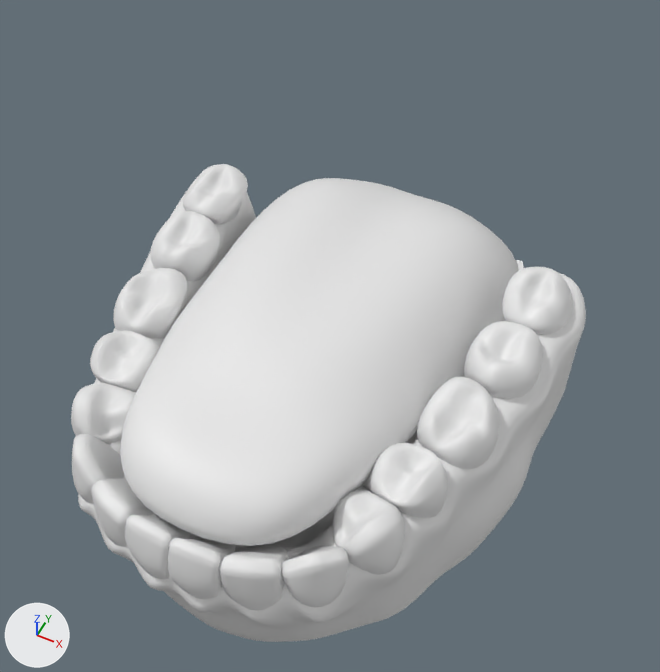
One commit to the Blender file humanMale.blend: the scene before it, then after it.
Both versions are drawn from a camera (50 mm lens) standing at (0.654, -1.584, 1.569) and looking at (0.03, -0.336, 0.009). Arrows for +X, +Y and +Z are at lower left; the lights stay in place. The same objects are shown in both versions, whatever each file hides.

In view in the first picture: 'BottomTeeth'.
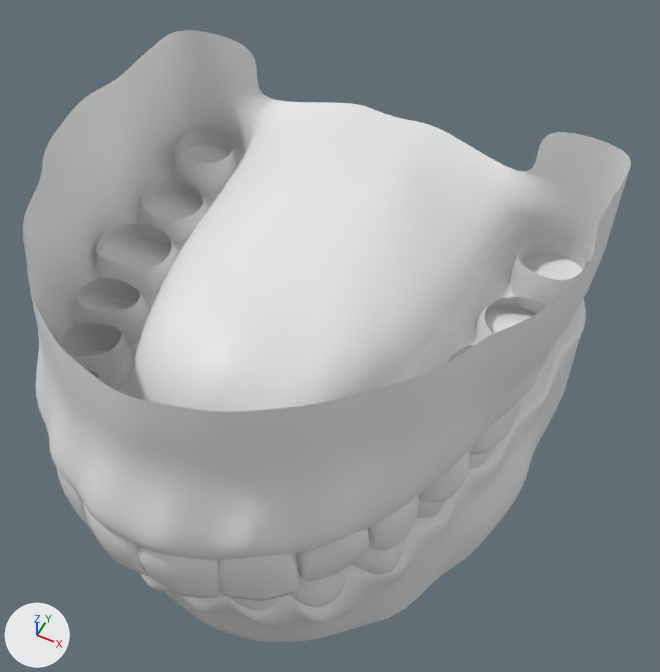
Commit message: teeth complete

Boxes (x1, y1, x2, y2) around the edits, measured in the pictures (660 x 672 px):
'BottomTeeth', reshaped (18% wider, 28% taller)
    before: (71, 164, 586, 642)
    after: (23, 30, 631, 642)
part 1 of me_cylinder_002, added
    after: (23, 30, 631, 601)

What changed in the scene script:
```text
Change me_cylinder_002:
    used by ob_bottomteeth; location = (0.0, 0.0, 0.0); rotation_euler = (0.175, 0.0, 0.0), in degrees (10, 0, 0)
    remove me_cylinder_002.from_pydata(...)  # 631 vertices, 568 faces; spans x -0.003..0.556, y -1.02..0.326, z -0.393..0.275
    add me_cylinder_002.from_pydata(...)  # 1189 vertices, 1068 faces; spans x -0.003..0.556, y -1.02..0.326, z -0.393..0.658
    me_cylinder_002 part 1: 558 vertices added at x -0.003..0.549, y -1.018..0.118, z 0.059..0.658
```
